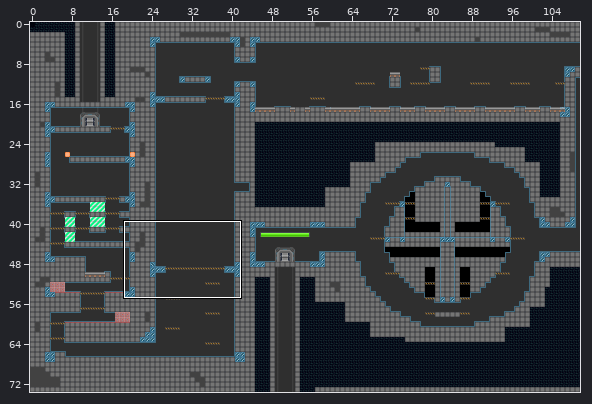
Two versions of a level (Tiled map, proj/assets/dat/level7.tmx). The first picture is a wide view before the edit; the outline marks the close-up.
Close-up. Before:
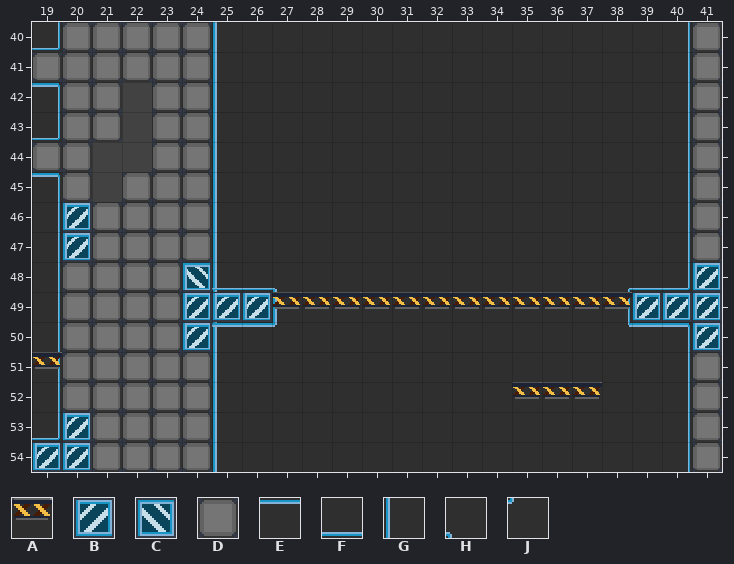
Cells are 20x20 px. Shown: x 19..41, y 40..54.
Key: from "defTile": A 6, B 19, C 19 turned 90, D 20, E 25, F 43, G 44, H 59, J 62.
_ is an empty cell, # one hidden under a higher layer.
Layers that did not change in this view are not listed.
Layer "bg" before, first column x 23:
40 _______
41 _______
42 _______
43 _______
44 _______
45 _______
46 _______
47 __G____
48 __G____
49 __#____
50 __G____
51 __G____
52 __G____
53 __G____
54 __G____
Layer "light" before, first column x 23:
40 #_G______
41 #_G______
42 #_G______
43 #_G______
44 #_G______
45 #_G______
46 #_G______
47 #________
48 ##FFH____
49 ##__G____
50 ##EEJ____
51 #________
52 #________
53 #________
54 #________
Layer "tile" before, first column x 24:
40 D___________
41 D___________
42 D___________
43 D___________
44 D___________
45 D___________
46 D___________
47 D___________
48 C___________
49 BBB_________
50 B___________
51 D___________
52 D___________
53 D___________
54 D___________
Layer "js" before, first column x 25:
40 ___________
41 ___________
42 ___________
43 ___________
44 ___________
45 ___________
46 ___________
47 ___________
48 ___________
49 __AAAAAAAAA
50 ___________
51 ___________
52 __________A
53 ___________
54 ___________
New version:
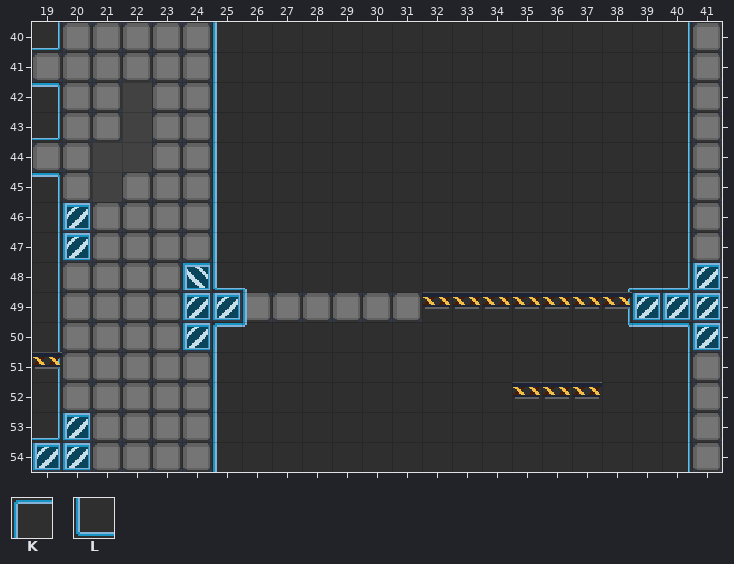
Further tiles: from "defTile": K 78, L 79.
Difference:
Layer "bg":
Tile G is removed in row 48 at x 25; in row 50 at x 25.
Layer "light":
The edit turns tile F into tile H in row 48 at x 26.
The edit turns tile E into tile J in row 50 at x 26.
The edit turns tile E into tile K in row 50 at x 25.
The edit turns tile F into tile L in row 48 at x 25.
Tile H is removed in row 48 at x 27.
Tile J is removed in row 50 at x 27.
Layer "tile":
The edit turns tile B into tile D in row 49 at x 26.
There is now tile D in row 49 at x 27 to 31.
Layer "js":
Tile A is removed in row 49 at x 27 to 31.
Layer "cover":
There is now tile G in row 49 at x 26.
Changed places in both close-ups, as pixel boxes (x1, y1, x2, y2):
changed: (212, 288, 422, 327)
